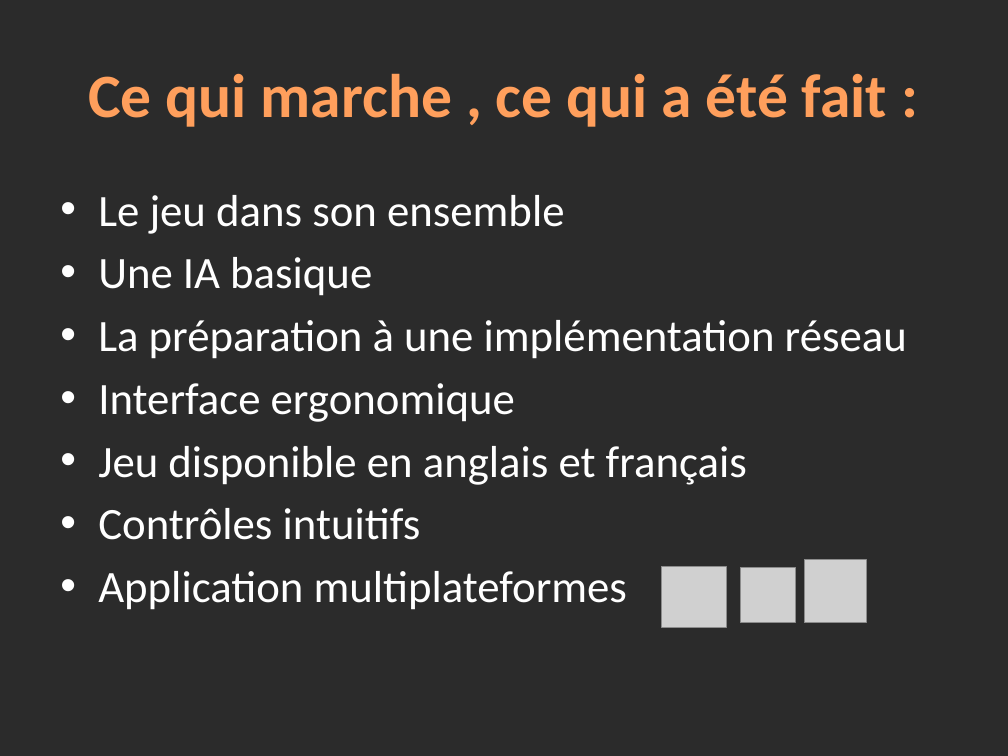
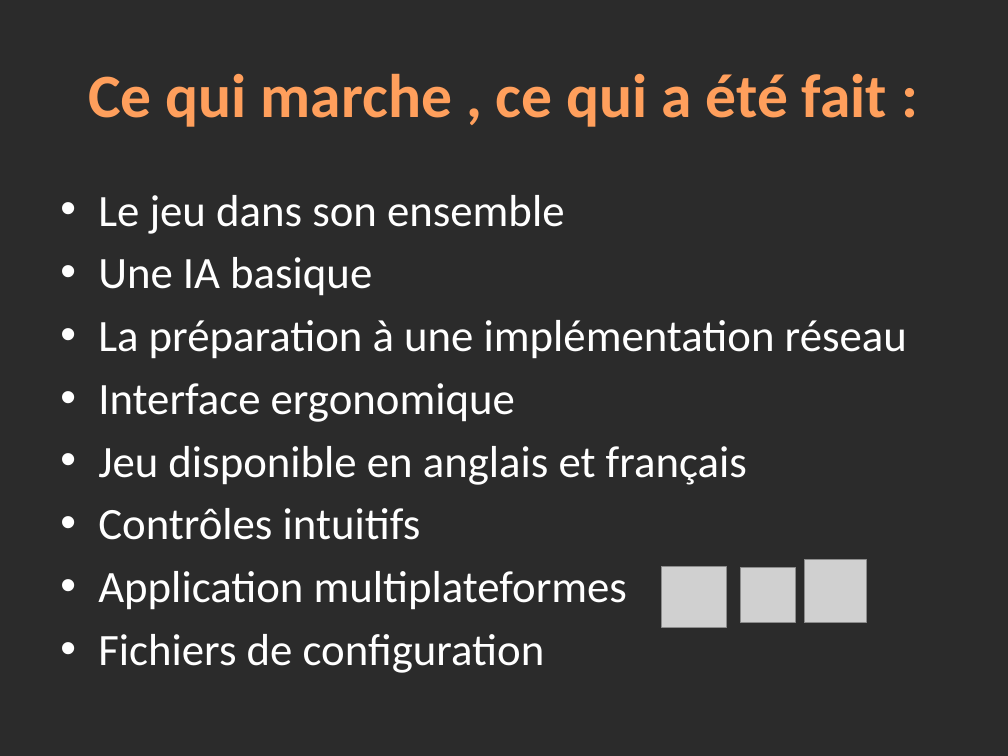
Before and after one commit to winbill/lifesevenpoker, a slide deck: slide 4 of Annexes/Presentation.pptx. Drawn at 1008x756 pixels with LibreOffice and Linux fonts; fonts in the diff are those of the drawing; grey boxes stand for pictures; background and template pictures are left out; a plain dark background stands for a picture behind light text. Boxes give left, top, right and bottom in pixels: in the first picture for what was removed or moved away, otherwise in the second. Text is boxed around its words. In the diff, an @@ line names an element or a change of style, - is before the commit and + after.

```diff
--- a/Annexes/Presentation.pptx
+++ b/Annexes/Presentation.pptx
@@ text at [98,634,545,673]: paragraph added @@
+• Fichiers de configuration
```
Also in this commit, not shown: 10 other slides changed, 3 slides added.
